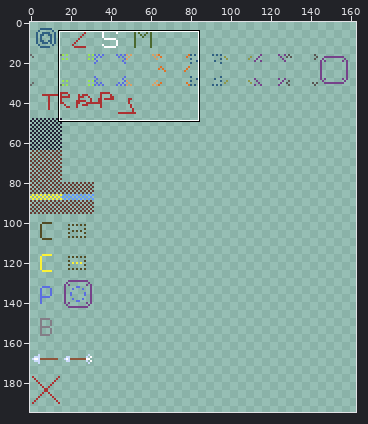
Sprite sheet: Adventurer - Simple Roguelite/resources/spritesheet_simple.png. The first picture is a wide view before the edit; the outline marks the close-up.
Close-up. Old version:
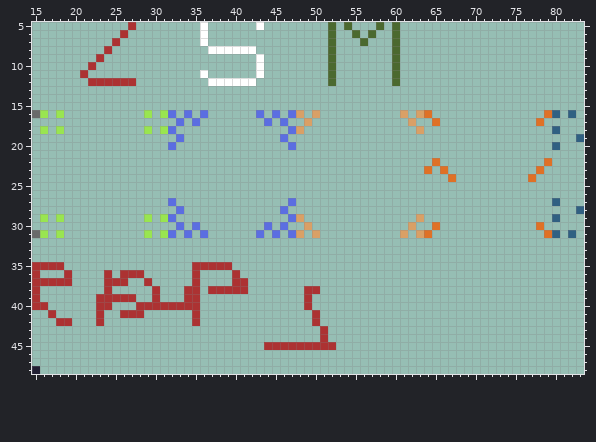
The file is 256x256 pixels. Shown: x 15..83, y 5..48. The wide view leaves out empty margins. The commit also changed other parts of the picture, which this record leaves out.
After the commit:
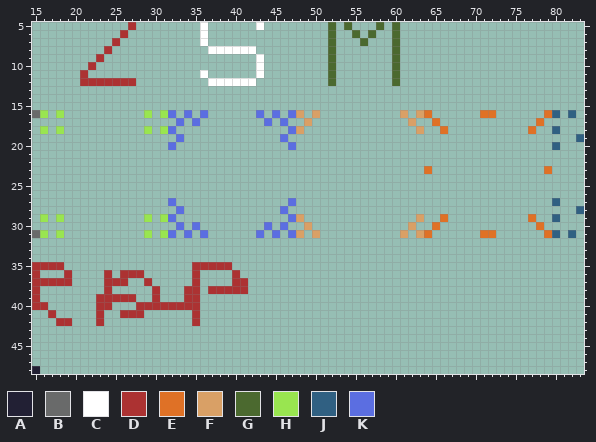
Palette (. is transparent): A #222034  B #696a6a  C #ffffff  D #ac3232  E #df7126  F #d9a066  G #4b692f  H #99e550  J #306082  K #5b6ee1
Diff:
Colour D now appears in row 12 at x 21.
Colour E now appears in row 16 at x 71 to 72; in row 18 at x 66 and 77; in row 23 at x 79; in row 29 at x 66 and 77; in row 31 at x 71 to 72.
Colour D is gone in row 38 at x 49 to 50; in rows 39 to 40 at x 49; in rows 41 to 42 at x 50; in rows 43 to 44 at x 51; in row 45 at x 44 to 52.
Colour E is gone in row 22 at x 65 and 79; in row 23 at x 66 and 78; in row 24 at x 67 and 77.
Boxes around the changes in both close-ups, in picture pixels (x1, y1, x2, y2):
added: (80, 78, 88, 86)
changed: (432, 110, 552, 182)
added: (440, 214, 536, 238)
erased: (264, 286, 336, 350)
